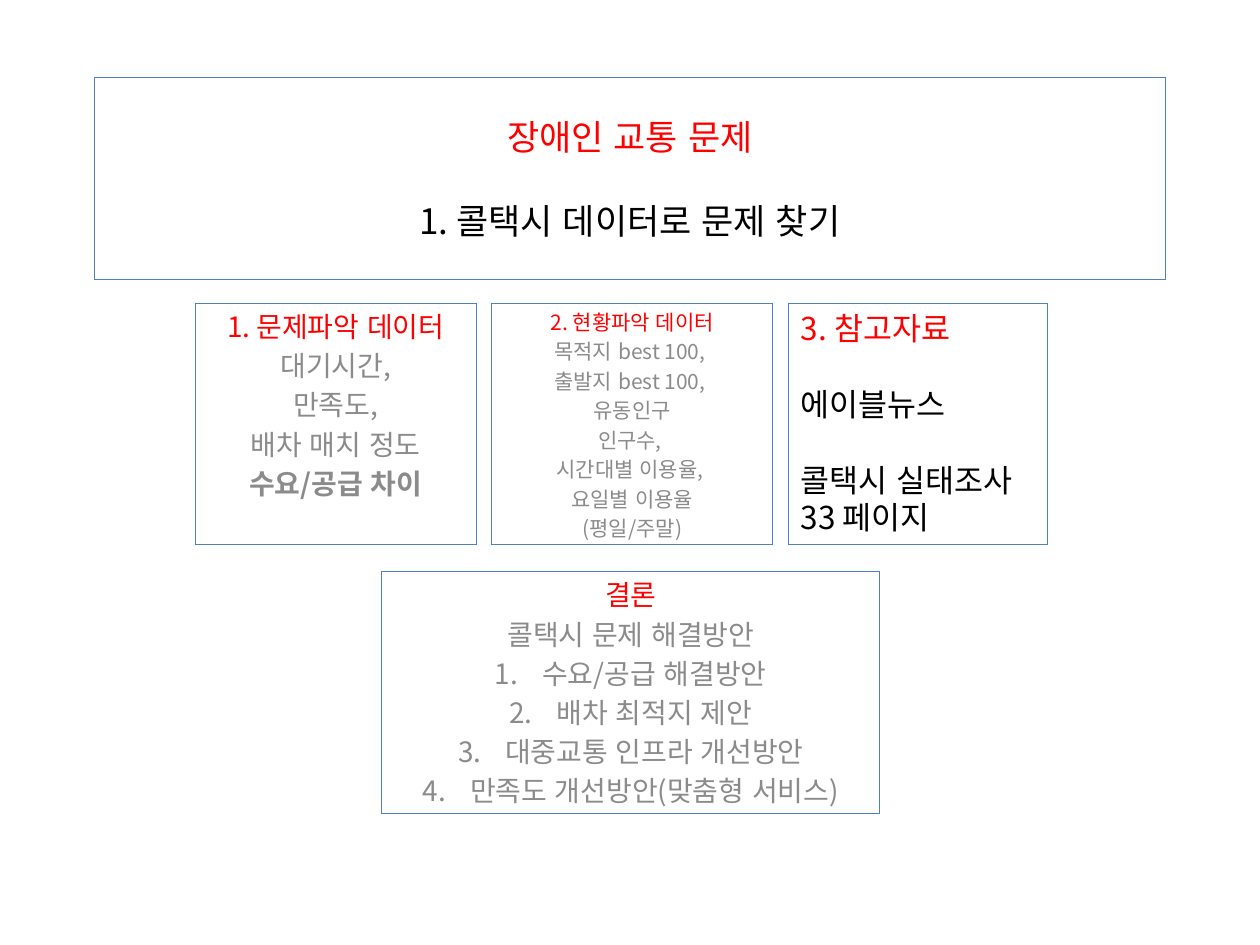
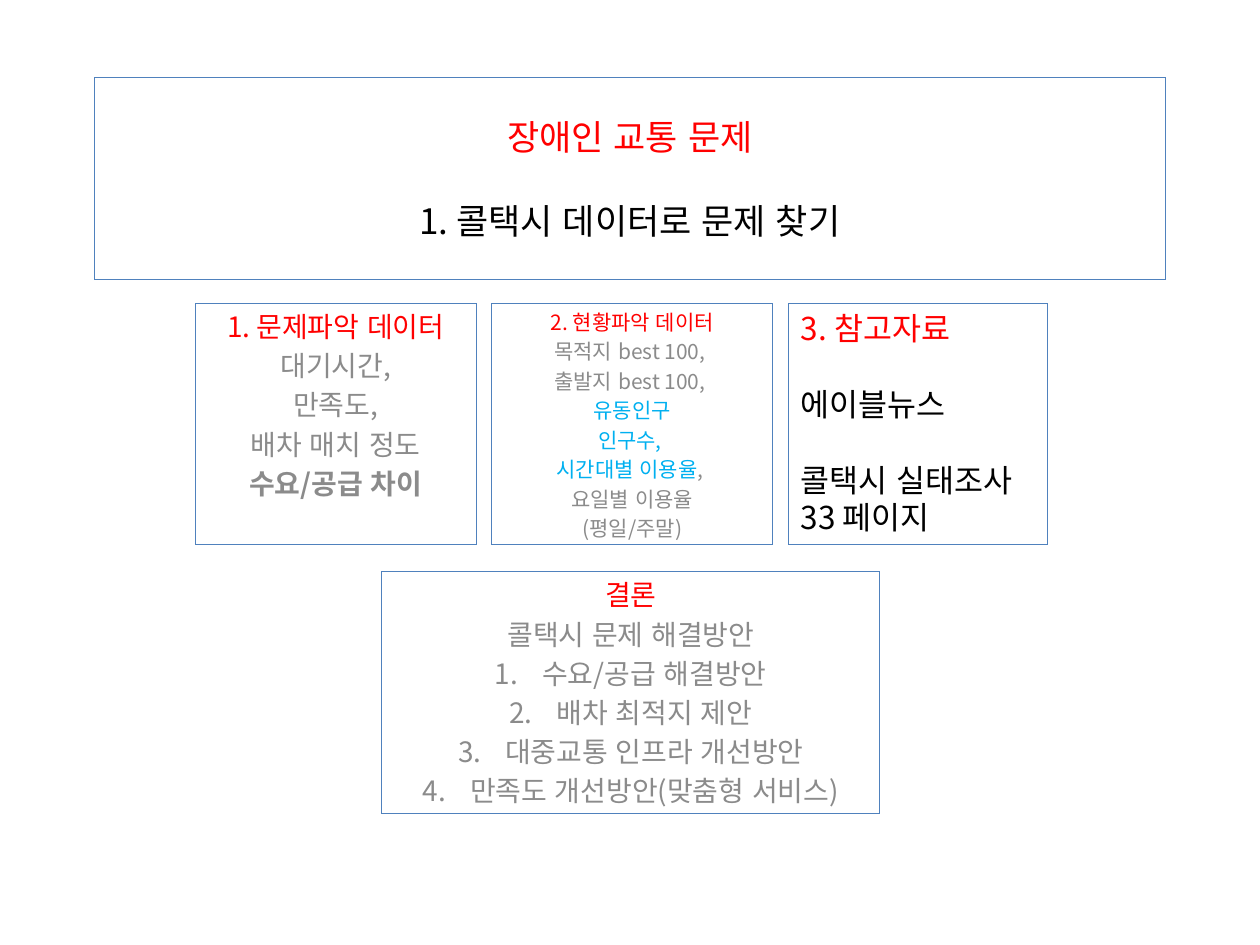
Before and after one commit to Blockhead4/Python-DataScience, a slide deck: slide 1 of new_lec/mini_project/mini_02/disabled/프로젝트 주제.pptx. Drawn at 1260x945 pixels with LibreOffice and Linux fonts; fonts in the diff are those of the drawing. Boxes give left, top, right and bottom in pixels: in the first picture for what was removed or moved away, otherwise in the second. Text is boxed around its words. In the diff, an @@ line names an element or a change of style, - is before the commit and + after.

```diff
--- a/new_lec/mini_project/mini_02/disabled/프로젝트 주제.pptx
+++ b/new_lec/mini_project/mini_02/disabled/프로젝트 주제.pptx
@@ subtitle at <box>556,400,703,481</box>: text colour #8C8C8C to #00B0F0 in "유동인구", "인구수,", "시간대별 이용율," @@
```
Also in this commit, not shown: 7 other files.
